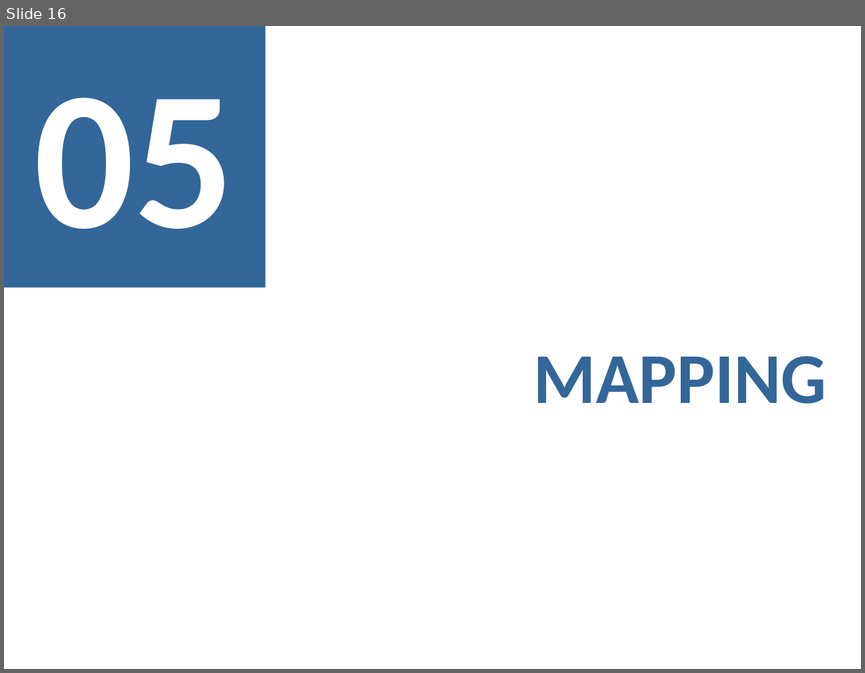
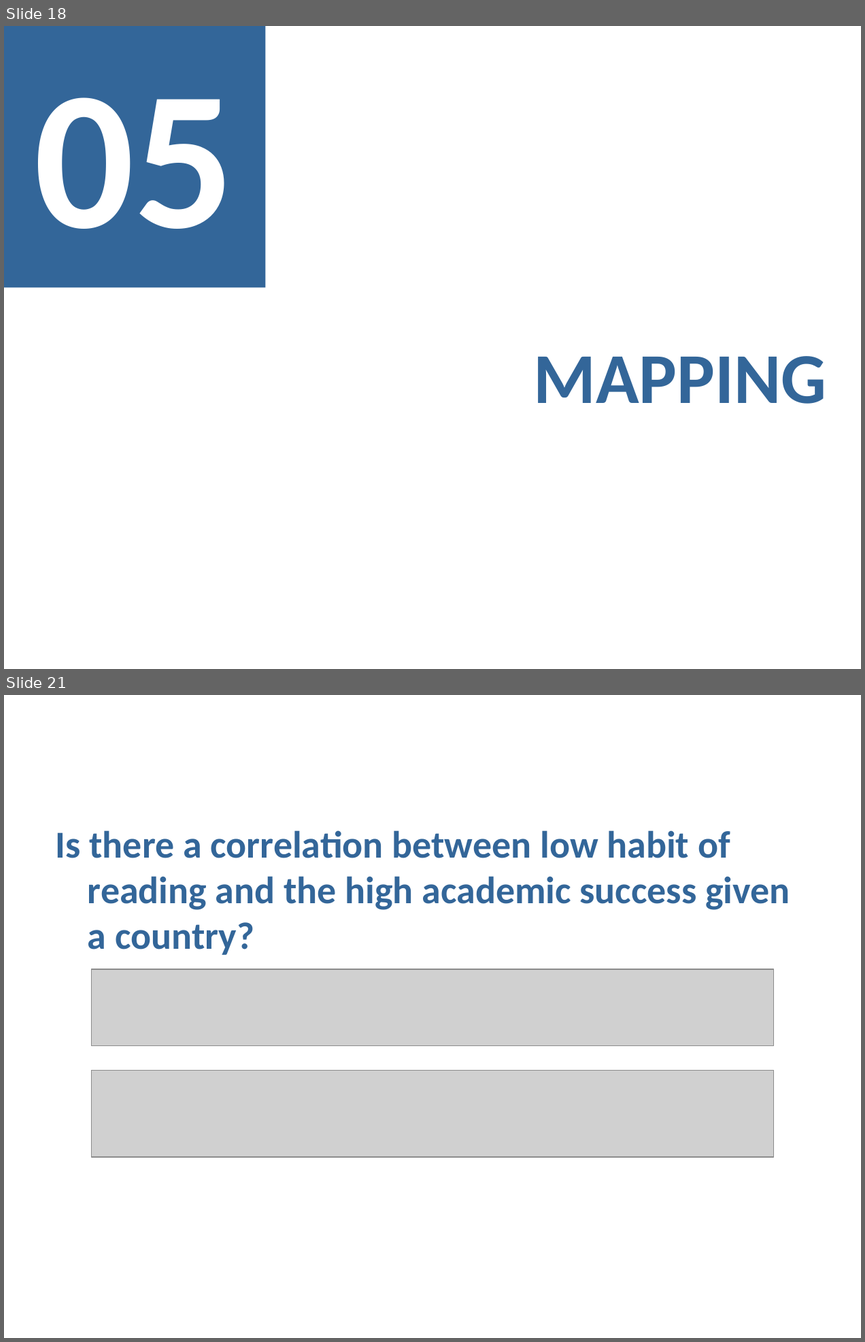
Before and after one commit to MargaridaMorais/information_visualization, a slide deck: CheckpointII/Lab04-PresentationTemplate.pptx. Shown one above the other, each under a label of ours: slide 16 before the commit, slides 18 and 21 after it; the slides between them are not shown. The pictures are 865x673 and 865x1342 pixels, drawn with LibreOffice and Linux fonts; fonts in the diff are those of the drawing; grey boxes stand for pictures. Boxes give left, top, right and bottom in pixels: in the first picture for what was removed or moved away, otherwise in the second. Text is boxed around its words. In the diff, an @@ line names an element or a change of style, - is before the commit and + after.

```diff
--- a/CheckpointII/Lab04-PresentationTemplate.pptx
+++ b/CheckpointII/Lab04-PresentationTemplate.pptx
@@ slide 21 added at (x1=4, y1=695, x2=861, y2=1338), background #FFFFFF @@
@@ text added at (x1=56, y1=830, x2=789, y2=955), 32 pt, text #336699, bold @@
+Is there a correlation between low habit of reading and the high academic success given a country?
@@ picture added at (x1=92, y1=969, x2=773, y2=1045) @@
@@ picture added at (x1=92, y1=1070, x2=773, y2=1157) @@
@@ what was slide 16 is now slide 18 @@
```
Also in this commit, not shown: 5 slides changed, 5 other slides added, 1 slide removed.
